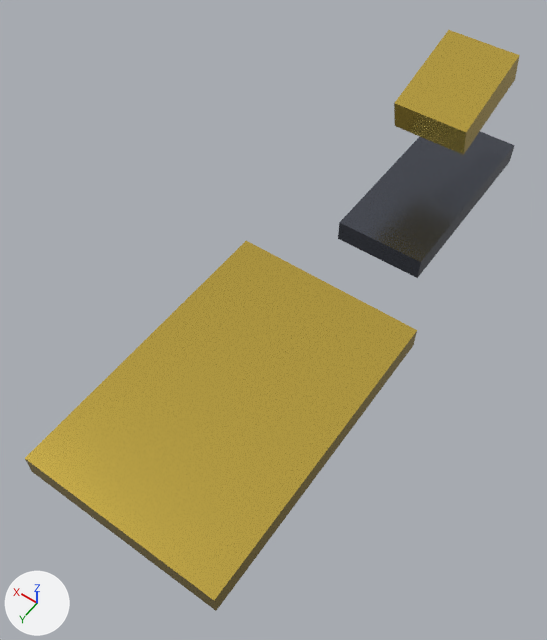
Before and after pictures for a commit that changed the FBX model apps/web-client/public/assets/models/fbx/CO_MonsoonArtillery.fbx.
Both versions are drawn from a 50 mm camera at (-4.7, 12.74, 12.51) aimed at (0.43, 5.56, 1.23). The lights are fixed; the arrows at lower left show +X, +Y and +Z. The first picture is the older version. Objects named as collision shapes, trigger or cutter boxes, shadow casters or lower levels of detail are left out. Where no turn or scale is listed for an object, it has been applied to the vertices.

Before the edit, the objects in view are built like this:
```python
me_cube = bpy.data.meshes.new('Cube')
me_cube.from_pydata(...)  # a box spanning x -0.5..0.5, y -0.5..0.5, z -0.5..0.5
me_cube.materials.append(mat_mat_darksteel)  # grey #61656f
me_cube_001 = bpy.data.meshes.new('Cube.001')
me_cube_001.from_pydata(...)  # a box spanning x -0.5..0.5, y -0.5..0.5, z -0.5..0.5
me_cube_001.materials.append(mat_mat_coalitiongold)  # yellow #e7c859
me_cube_002 = bpy.data.meshes.new('Cube.002')
me_cube_002.from_pydata(...)  # a box spanning x -0.5..0.5, y -0.5..0.5, z -0.5..0.5
me_cube_002.materials.append(mat_mat_coalitiongold)  # yellow #e7c859
ob_cube = bpy.data.objects.new('Cube', me_cube)
ob_cube.parent = ob_vehicleroot
ob_cube.location = (0.0, 0.0, 0.6)
ob_cube.scale = (2.0, 4.6, 0.5)
ob_cube_001 = bpy.data.objects.new('Cube.001', me_cube_001)
ob_cube_001.parent = ob_cube
ob_cube_001.location = (0.0, 1.6, 1.25)
ob_cube_001.scale = (1.95, 1.3, 0.95)
ob_cube_002 = bpy.data.objects.new('Cube.002', me_cube_002)
ob_cube_002.parent = ob_gunpitch
ob_cube_002.location = (0.0, -0.8, 1.6)
ob_cube_002.rotation_euler = (-0.262, 0.0, 0.0)  # degrees (-15, 0, 0)
ob_cube_002.scale = (1.6, 2.2, 0.7)
ob_gunpitch = bpy.data.objects.new('GunPitch', None)
ob_gunpitch.parent = ob_turretyaw
ob_gunpitch.location = (0.0, 0.5, 0.3)
ob_turretyaw = bpy.data.objects.new('TurretYaw', None)
ob_turretyaw.parent = ob_vehicleroot
ob_turretyaw.location = (0.0, 0.0, 1.2)
```
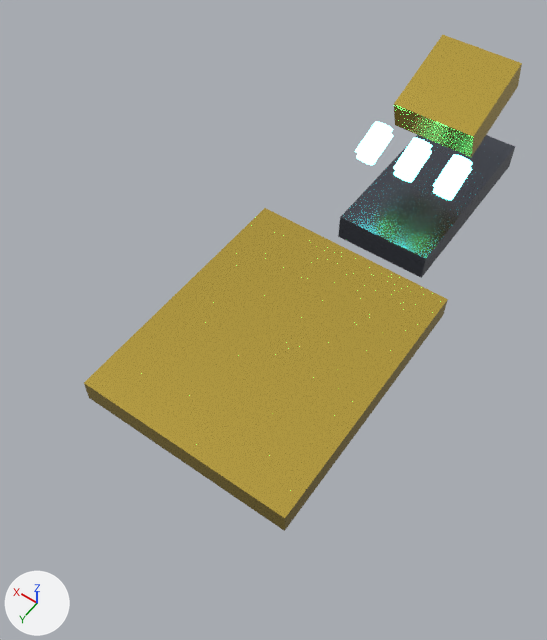
ob_turretyaw is not drawn itself; it is the parent of ob_gunpitch.
ob_gunpitch is not drawn itself; it is the parent of ob_muzzle, ob_cube_002.

The change in detail:
Material 'Mat_CoalitionTeal' (mat_mat_coalitionteal) is new.
Its base color is (0.05, 0.85, 0.75) (cyan #3fede1).
Its metallic is 0.5.
Its roughness is 0.15.
Its emission color is (0.1, 0.95, 0.85) (cyan #59f9ed).
Its emission strength is 10.0.
me_cube_001 has 8 vertices, 6 faces and spans x -0.5..0.5, y -0.5..0.5, z -0.5..0.5.
me_cube_001 no longer uses material mat_mat_coalitiongold (yellow #e7c859).
me_cube_001 gains material mat_mat_darksteel (grey #61656f).
Mesh me_cylinder_003 is new.
It has 64 vertices, 34 faces and spans x -0.216..0.216, y -0.406..0.406, z -0.203..0.203.
It uses material mat_mat_coalitionteal (cyan #3fede1, glowing cyan #59f9ed).
Object 'GunPitch' (ob_gunpitch) moves from (0.0, 0.5, 0.3) to (0.0, 0.4, 0.25).
Object 'TurretYaw' (ob_turretyaw) moves from (0.0, 0.0, 1.2) to (0.0, 0.0, 1.1).
Object 'Cube.001' (ob_cube_001) now shows me_cube_002 instead of me_cube_001.
Object 'Cube.001' (ob_cube_001) moves from (0.0, 1.6, 1.25) to (0.0, 1.4, 1.3).
Object 'Cube.001' (ob_cube_001) is rescaled from (1.95, 1.3, 0.95) to (2.0, 1.2, 0.8).
Object 'Cube' (ob_cube) now shows me_cube_001 instead of me_cube.
Object 'Cube' (ob_cube) is rescaled from (2.0, 4.6, 0.5) to (2.1, 4.4, 0.6).
Object 'Cube.002' (ob_cube_002) turns from (-15, 0, 0) to (-18, 0, 0) degrees about x, y and z.
Object 'Cube.002' (ob_cube_002) is rescaled from (1.6, 2.2, 0.7) to (1.8, 2.0, 0.7).
Object 'Cylinder.003' (ob_cylinder_003) is new; it shows me_cylinder_003.
Its location is (0.0, 1.28, 2.29).
Object 'Cylinder.001' (ob_cylinder_001) is new; it shows a copy of me_cylinder_003.
Its location is (-0.9, 1.28, 2.29).
Object 'Cylinder' (ob_cylinder) is new; it shows a copy of me_cylinder_003.
Its location is (-0.9, 1.34, 2.49).
Object 'Cylinder.005' (ob_cylinder_005) is new; it shows a copy of me_cylinder_003.
Its location is (0.9, 1.28, 2.29).
Object 'Cylinder.002' (ob_cylinder_002) is new; it shows a copy of me_cylinder_003.
Its location is (0.0, 1.34, 2.49).
Object 'Cylinder.004' (ob_cylinder_004) is new; it shows a copy of me_cylinder_003.
Its location is (0.9, 1.34, 2.49).

Where the change shows, as pixel boxes (x1, y1, x2, y2) in the pictures (547 x 640 px; the box of a moved part takes in the faces that stretch with it):
'Cube.001', recoloured, rescaled, reshaped, moved (7% narrower, 13% shorter)
    before: (25, 241, 417, 611)
    after: (84, 208, 448, 531)
'Cube', recoloured, reshaped, rescaled
    before: (338, 132, 515, 278)
    after: (338, 135, 515, 278)
'Cube.002', moved, turned, rescaled
    before: (394, 30, 520, 155)
    after: (394, 35, 522, 157)
'Cylinder', added
    after: (433, 154, 473, 195)
'Cylinder.002', added
    after: (393, 137, 432, 177)
'Cylinder.004', added
    after: (355, 121, 393, 160)
'Cylinder.005', added
    after: (356, 133, 393, 165)
'Cylinder.003', added
    after: (393, 150, 432, 183)
'Cylinder.001', added
    after: (433, 167, 472, 200)
part 1 of me_cube, moved or reshaped (not visible afterwards)
    before: (338, 132, 515, 278)
